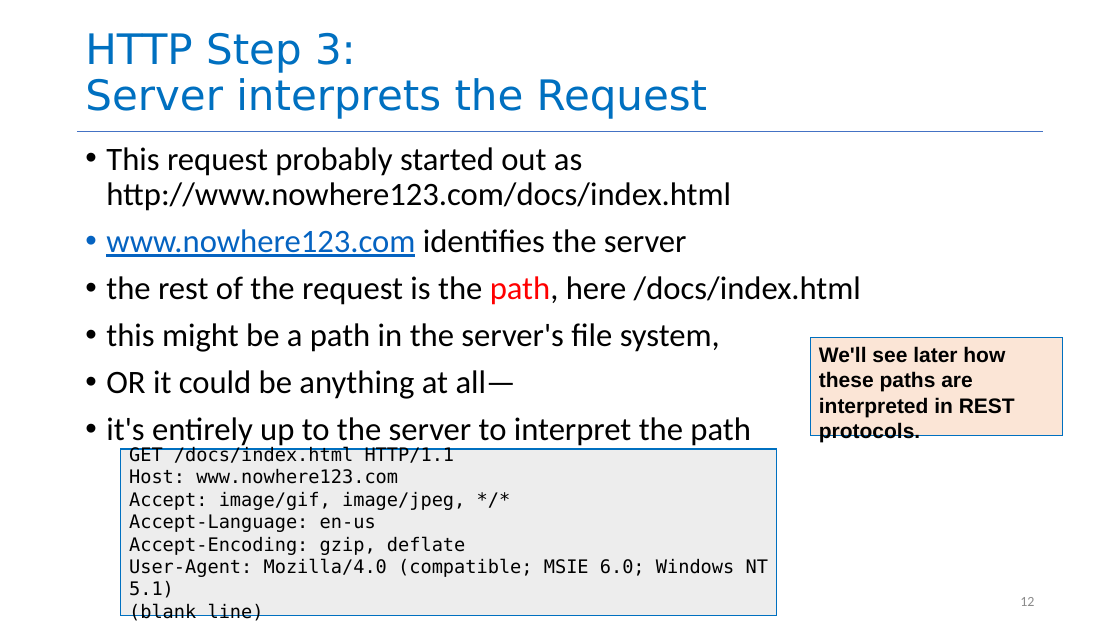
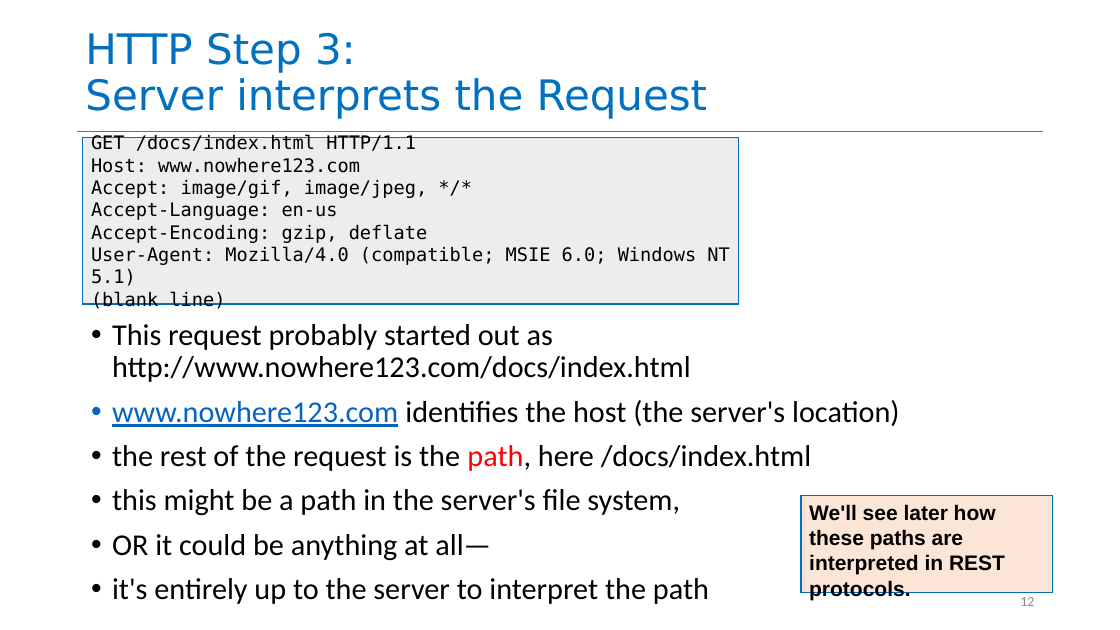
Before and after one commit to neu-se/CS4530-CS5500-Spring-2021, a slide deck: slide 12 of Slides/Lesson 3.2 HTTP Basics.pptx. Drawn at 1120x630 pixels with LibreOffice and Linux fonts; fonts in the diff are those of the drawing. Boxes give left, top, right and bottom in pixels: in the first picture for what was removed or moved away, otherwise in the second. Text is boxed around its words. In the diff, an @@ line names an element or a change of style, - is before the commit and + after.

```diff
--- a/Slides/Lesson 3.2 HTTP Basics.pptx
+++ b/Slides/Lesson 3.2 HTTP Basics.pptx
@@ rectangle "GET /docs/index.html HTTP/1.1": place and size @@
-rectangle "GET /docs/index.html HTTP/1.1" at <box>121,450,777,617</box>
+rectangle "GET /docs/index.html HTTP/1.1" at <box>82,137,739,304</box>
@@ text "This request probably started out ...": place and size @@
-text "This request probably started out ..." at <box>106,147,861,448</box>
+text "This request probably started out ..." at <box>112,324,899,604</box>
@@ text at <box>112,324,811,604</box>: size 28 to 25.9 pt in "This request probably started out as http://www.nowhere123.c ...", "the rest of the request is the ...", "this might be a path in the ...", "OR it could be anything at all—" and 1 more places @@
@@ text at <box>112,400,899,427</box>: text changed; size 28 to 25.9 pt @@
-• www.nowhere123.com identifies the server
+• www.nowhere123.com identifies the host (the server's location)
@@ rectangle "We'll see later how these ...": place and size @@
-rectangle "We'll see later how these ..." at <box>811,338,1063,435</box>
+rectangle "We'll see later how these ..." at <box>802,496,1054,593</box>
```
Also in this commit, not shown: 8 other slides changed, 1 other file.
